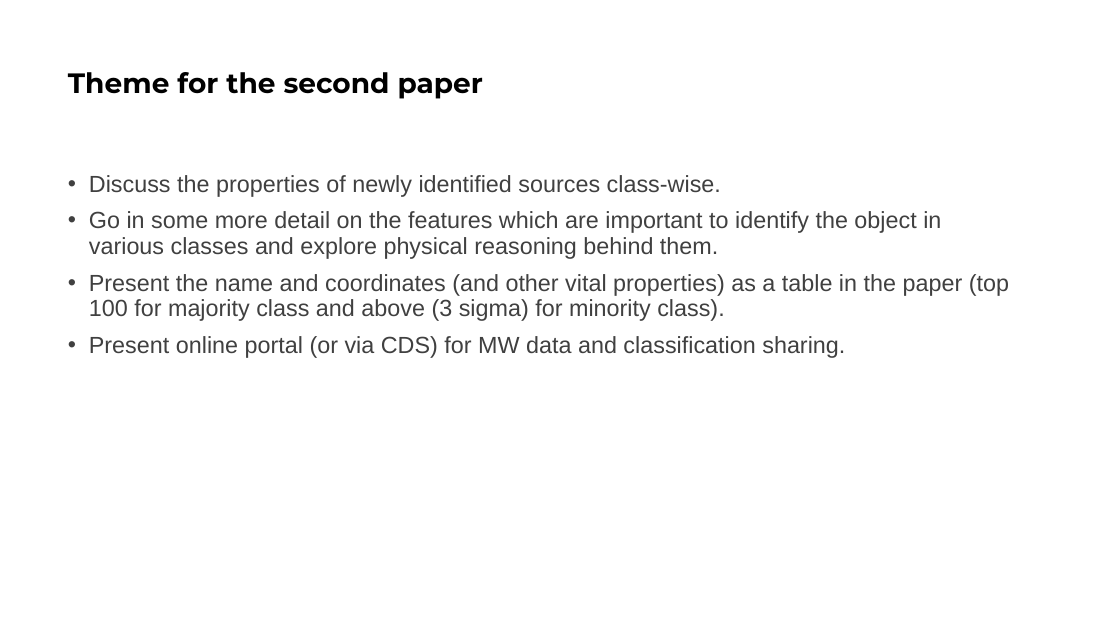
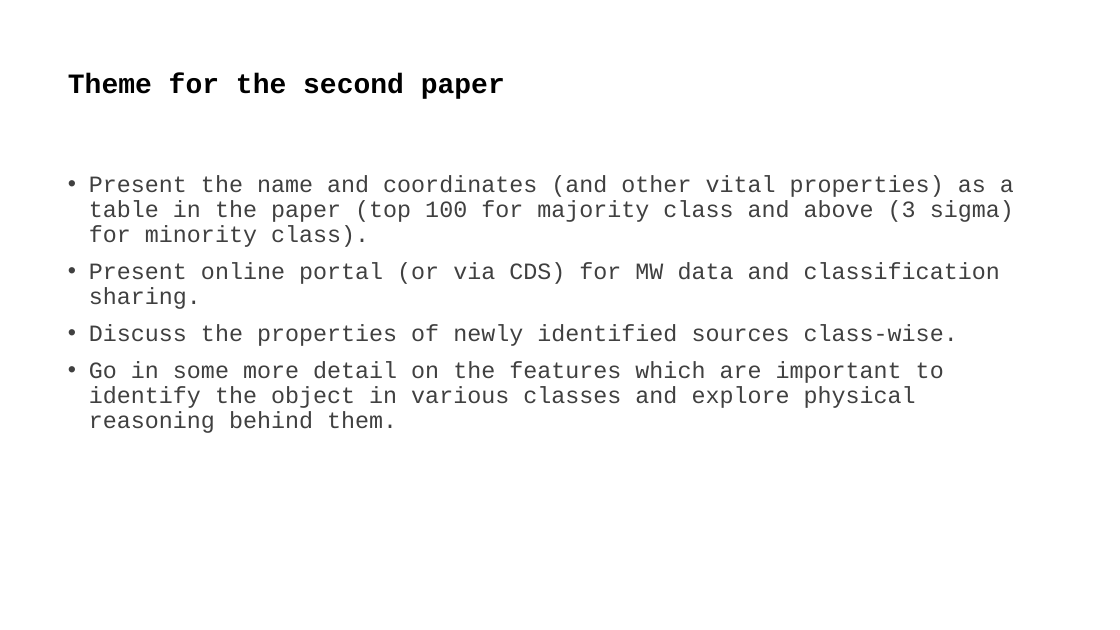
Before and after one commit to KumaranShivam5/aurora-server-final, a slide deck: slide 3 of paper_material/paper_02_resources/meeting-feb1/Chandra.pptx. Drawn at 1120x630 pixels with LibreOffice and Linux fonts; fonts in the diff are those of the drawing. Boxes give left, top, right and bottom in pixels: in the first picture for what was removed or moved away, otherwise in the second. Text is boxed around its words. In the diff, an @@ line names an element or a change of style, - is before the commit and + after.

```diff
--- a/paper_material/paper_02_resources/meeting-feb1/Chandra.pptx
+++ b/paper_material/paper_02_resources/meeting-feb1/Chandra.pptx
@@ title "Theme for the second paper" at box(68, 73, 505, 99): font Montserrat to Courier New @@
@@ text at box(89, 175, 1014, 309): paragraphs added @@
+• Present the name and coordinates (and other vital properties) as a table in the paper (top 100 for majority class and above (3 sigma) for minority class).
+• Present online portal (or via CDS) for MW data and classification sharing.
@@ text at box(89, 274, 1009, 358): paragraphs removed @@
-• Present the name and coordinates (and other vital properties) as a table in the paper (top 100 for majority class and above (3 sigma) for minority class).
-• Present online portal (or via CDS) for MW data and classification sharing.
@@ text at box(89, 324, 958, 433): font Arial to Courier New in "Discuss the properties of newly identified sources ...", "Go in some more detail on the ..." @@
```
Also in this commit, not shown: 5 other slides changed, 2 other files.
